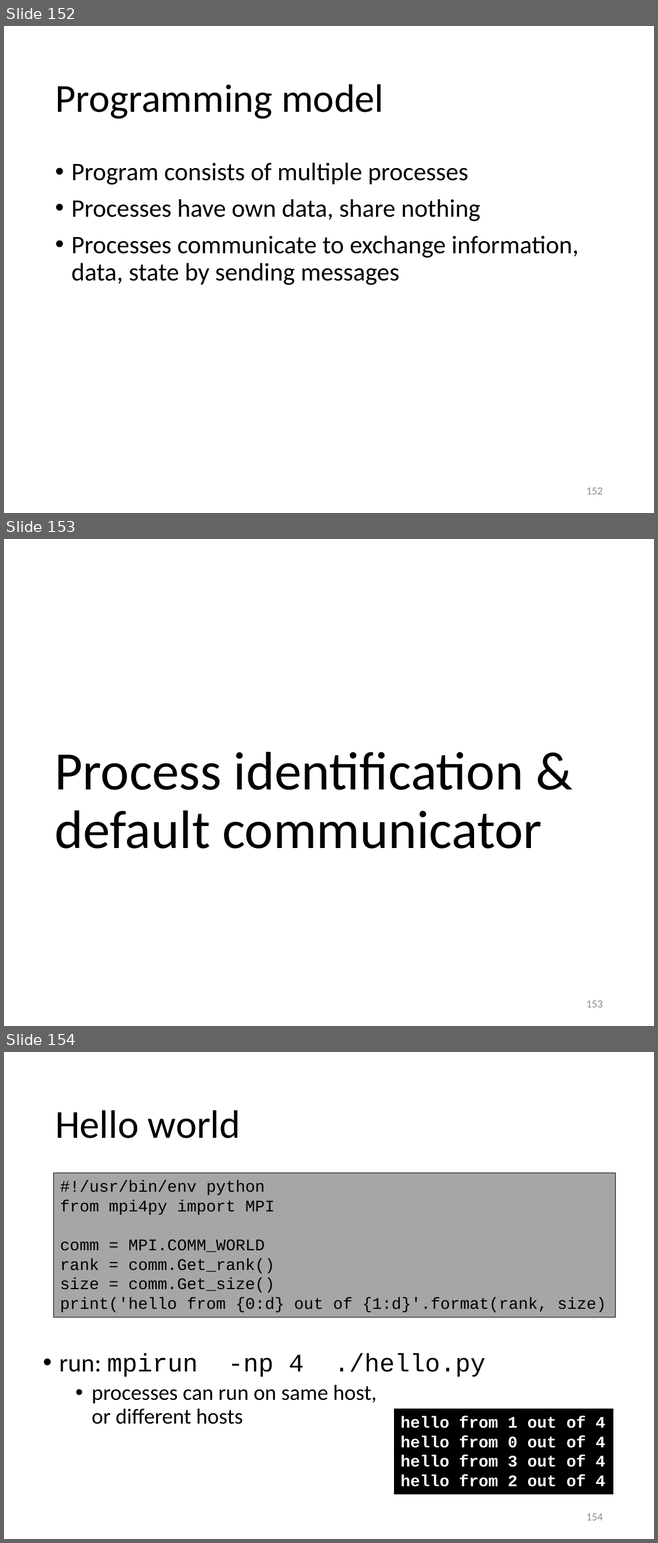
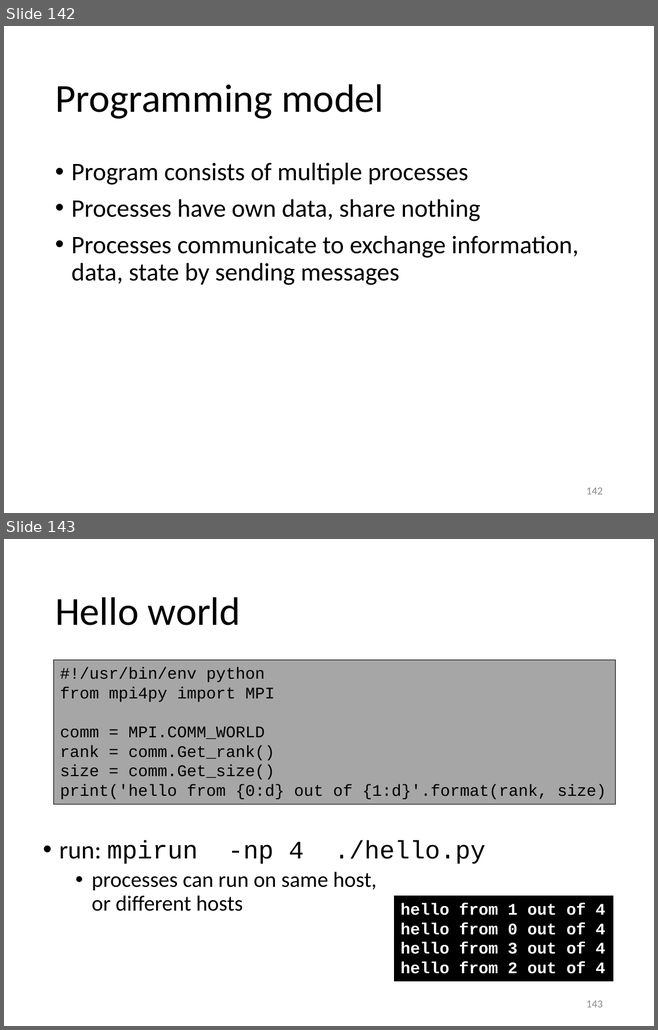
Before and after one commit to gjbex/Python-for-HPC, a slide deck: python_hpc.pptx. Shown one above the other, each under a label of ours: slides 152, 153 and 154 before the commit, slides 142 and 143 after it. The pictures are 658x1543 and 658x1030 pixels, drawn with LibreOffice and Linux fonts; fonts in the diff are those of the drawing. Boxes give left, top, right and bottom in pixels: in the first picture for what was removed or moved away, otherwise in the second. Text is boxed around its words. In the diff, an @@ line names an element or a change of style, - is before the commit and + after.

```diff
--- a/python_hpc.pptx
+++ b/python_hpc.pptx
@@ slide 153 removed at (4, 539, 654, 1026), background #FFFFFF @@
@@ title removed at (55, 752, 542, 849) @@
-Process identification & default communicator
@@ page number removed at (586, 1001, 602, 1008) @@
-153
@@ what was slide 152 is now slide 142 @@
@@ page number at (586, 488, 602, 495): text changed @@
-152
+142
@@ what was slide 154 is now slide 143 @@
@@ page number at (586, 1001, 602, 1008): text changed @@
-154
+143
```
Also in this commit, not shown: 7 slides changed, 1 slide added, 21 other slides removed.
